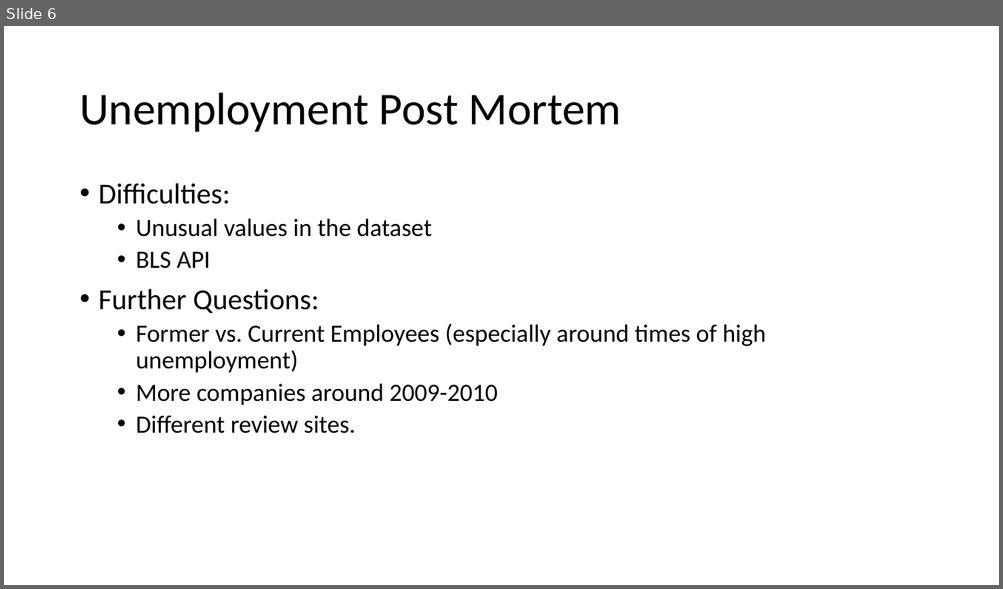
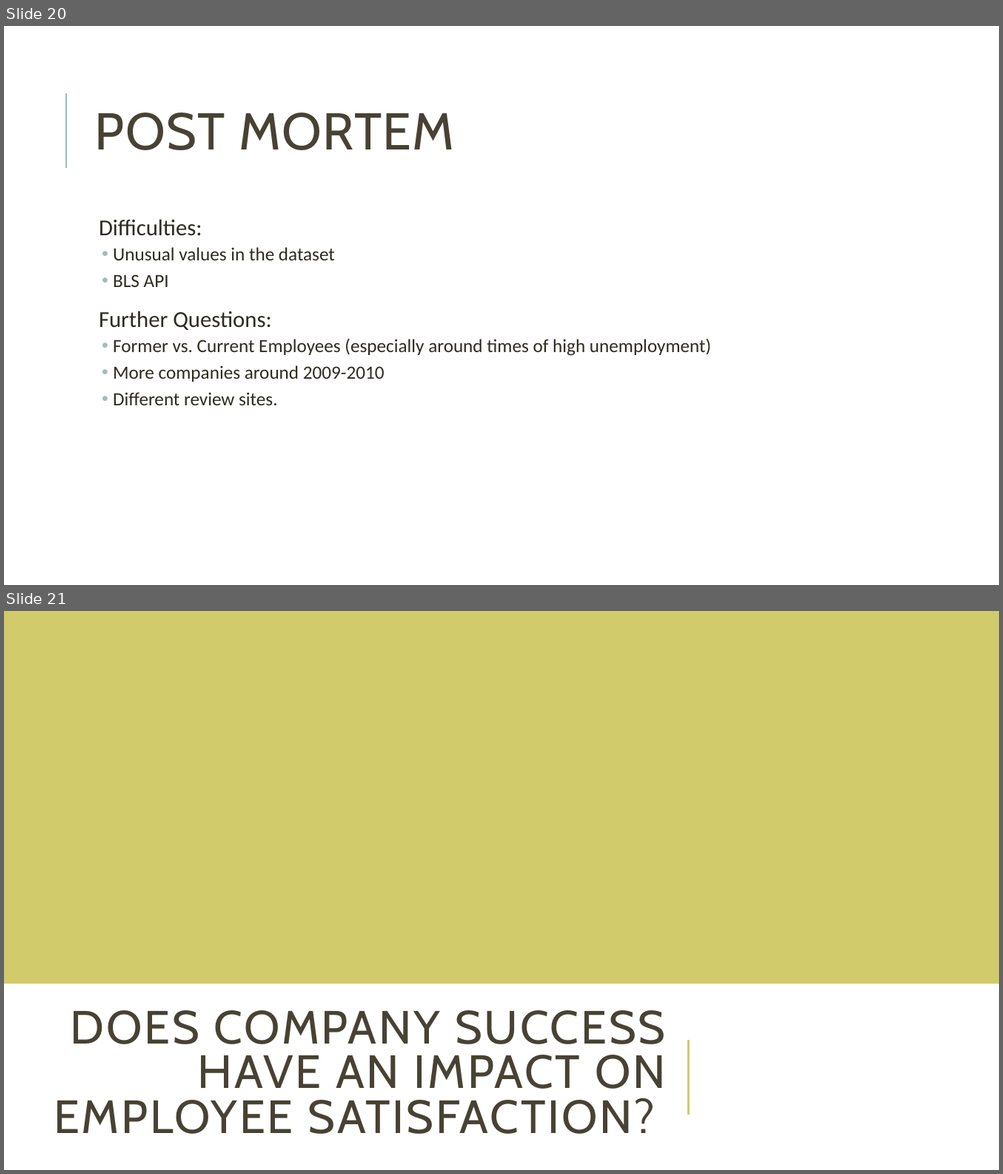
Before and after one commit to annabl38/Project_1, a slide deck: Happy People Presentation.pptx. Shown one above the other, each under a label of ours: slide 6 before the commit, slides 20 and 21 after it. The pictures are 1003x589 and 1003x1174 pixels, drawn with LibreOffice and Linux fonts; fonts in the diff are those of the drawing. Boxes give left, top, right and bottom in pixels: in the first picture for what was removed or moved away, otherwise in the second. Text is boxed around its words. In the diff, an @@ line names an element or a change of style, - is before the commit and + after.

```diff
--- a/Happy People Presentation.pptx
+++ b/Happy People Presentation.pptx
@@ slide 21 added at (4,611,999,1170), background #FFFFFF @@
@@ rectangle added at (4,611,999,984), fill #D2CB6C @@
@@ title added at (54,1011,666,1134), 45 pt, text #474233 @@
+DOES COMPANY SUCCESS HAVE AN IMPACT ON EMPLOYEE SATISFACTION?
@@ line added from (688, 1116) to (688, 1041), #D2CB6C 1.5 pt @@
@@ what was slide 6 is now slide 20 @@
@@ slide 20 changed as well @@
@@ line added from (66, 168) to (66, 93), #9CBEBD 1.5 pt @@
@@ title at (95,113,454,150): text changed; size 44 to 50 pt; font Calibri to Cabin; text colour #000000 to #474233 @@
-Unemployment Post Mortem
+POST MORTEM
@@ text "Difficulties:": place and size @@
-text "Difficulties:" at (99,183,766,434)
+text "Difficulties:" at (99,219,711,406)
@@ text "Difficulties:" at (99,219,711,406): size 28 to 22 pt in "Difficulties:", "Further Questions:"; text colour #000000 to #2E2B21; size 24 to 18 pt in "Unusual values in the dataset", "BLS API", "Former vs. Current Employees (especially around times ...", "More companies around 2009-2010" and 1 more places; bullet • to  ; more space between paragraphs; indent changed @@
```
Also in this commit, not shown: 5 other slides changed, 19 other slides added.
